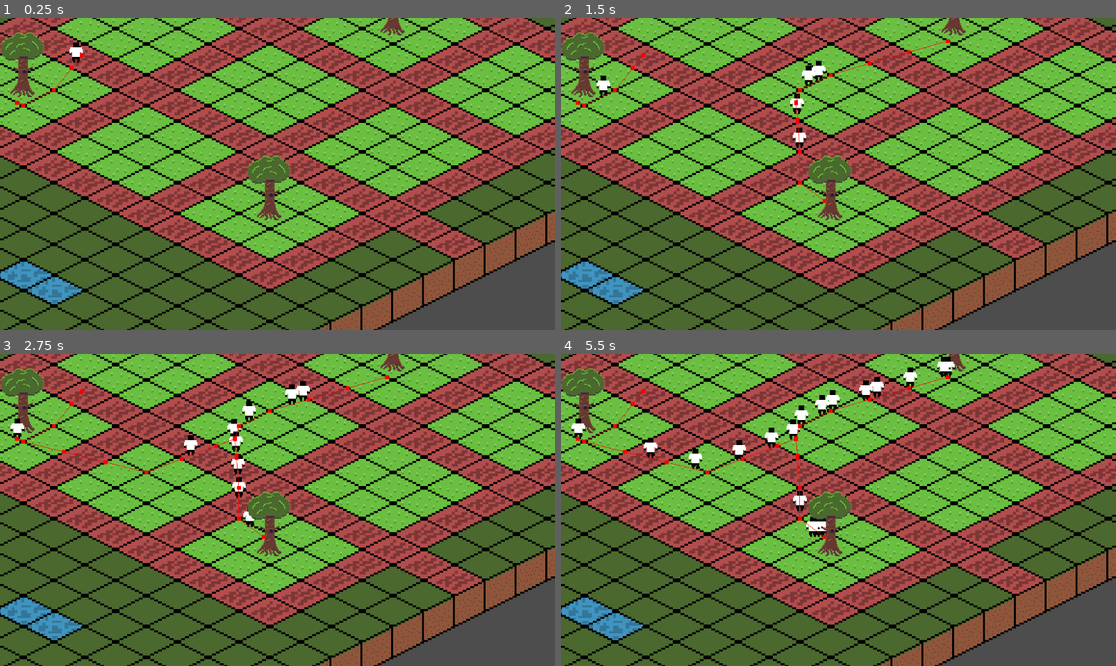
Above: before the commit, frames 1-4 (two rows, left to right).
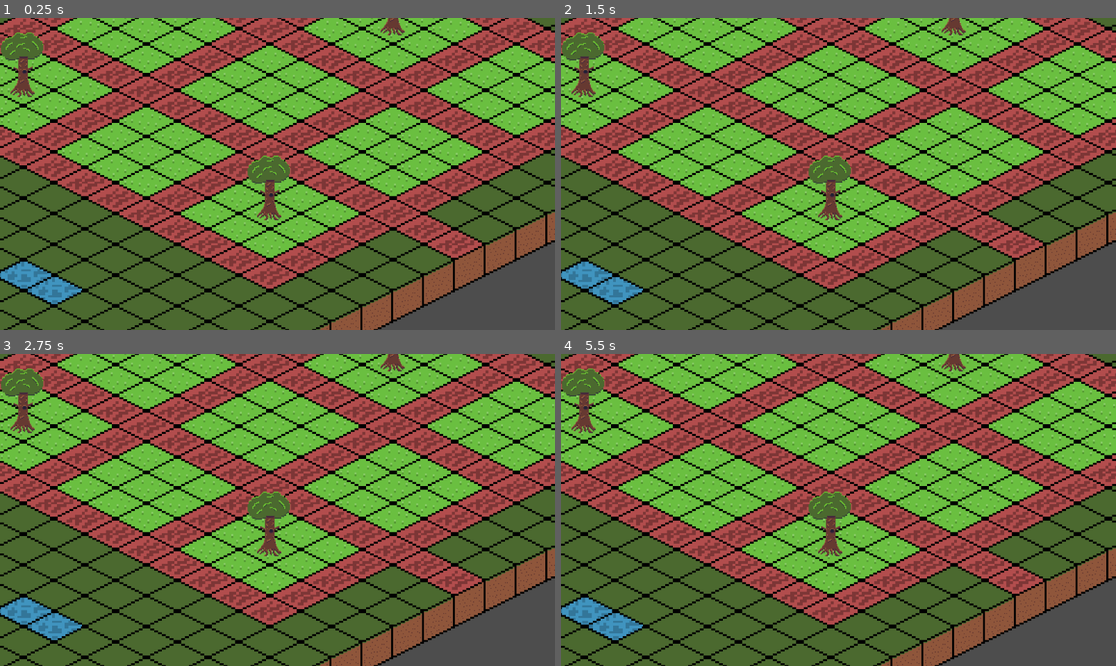
Above: after the commit, the same moments.

Repository: bombasticSlacks/Ok-Orchard
Game: Godot game, scene res://main.tscn
Two runs of this game, one before a commit and one after it. Both use one fixed random seed, a clock stepped at 60 frames per second and the inputs below.
Inputs:
- Up to frame 1 (0.25 s): no input
- Up to frame 2 (1.5 s): no input
- Up to frame 3 (2.75 s): no input
- Up to frame 4 (5.5 s): no input

The runs differ from the first frame. In frame 1, 0.2% of the frame differs, in the area x 2-16%, y 7-29%; in frame 2, 0.8%; in frame 3, 1.3%; in frame 4, 2.0%, in the area x 1-71%, y 0-60%.
Error before the commit: Cannot call method 'queue_free' on a null value. (res://Scripts/Game.gd:121)

Commit message:
Pawns Spawn From Start Point

Diff:
--- a/Scripts/Game.gd
+++ b/Scripts/Game.gd
@@ -13,8 +13,9 @@
 var nighttime_ambience
 var money_display
 
-@onready var entrance: Polygon2D = $TileMap/Entrance
 @onready var tile_map: TileMap = $TileMap
+
+@onready var entrance_transform: Transform2D = pawns[0].transform
 
 # Preload Pawn Setup
 var pawn_setup = preload("res://pawnSetup.tscn")
@@ -87,9 +88,9 @@
 	current_ticks = current_ticks+1
 
 	# Check If We Spawn More Pawns
-	if randf() > .0:
+	if pawns.size() < 10 && randf() > .95:
 		var pawn = pawn_setup.instantiate()
-		pawn.global_position = entrance.global_position
+		pawn.transform = entrance_transform
 		tile_map.add_child(pawn)
 		pawns.append(pawn)
 
@@ -116,10 +117,9 @@
 	current_ticks = 0
 
 	# Clear any pawns still in the park
-	if pawns.size() > 0:
-		for pawn in pawns:
-			pawn.queue_free()
-		pawns.clear()
+	for pawn in pawns:
+		pawn.queue_free()
+	pawns.clear()
 
 
 # stuff that happens when the day ends
--- a/main.tscn
+++ b/main.tscn
@@ -1,18 +1,17 @@
-[gd_scene load_steps=12 format=3 uid="uid://dx3k80toaks7p"]
-
+[gd_scene load_steps=9 format=3 uid="uid://dx3k80toaks7p"]
 
 [ext_resource type="PackedScene" uid="uid://dq131ceghv4bt" path="res://orchard.tscn" id="1_5bpqt"]
 [ext_resource type="Script" path="res://Scripts/Game.gd" id="1_nahm6"]
 [ext_resource type="Script" path="res://Scripts/Plot.gd" id="4_wgdl0"]
 [ext_resource type="Texture2D" uid="uid://du1wx4xcmn602" path="res://Assets/TreeBase.png" id="5_822cv"]
+[ext_resource type="PackedScene" uid="uid://dlx77rrwosh4s" path="res://pawnSetup.tscn" id="5_ytaj6"]
+[ext_resource type="Script" path="res://Scripts/Player.gd" id="7_dj4wc"]
 [ext_resource type="AudioStream" uid="uid://bfcdq82b3wajb" path="res://Assets/birds.mp3" id="7_gxyii"]
 [ext_resource type="AudioStream" uid="uid://44dtet58v8lh" path="res://Assets/night-ambience.mp3" id="8_52myp"]
-[ext_resource type="PackedScene" uid="uid://dlx77rrwosh4s" path="res://pawnSetup.tscn" id="5_ytaj6"]
-[ext_resource type="Script" path="res://Scripts/Player.gd" id="7_dj4wc"]
 
 [node name="main" type="Node2D" node_paths=PackedStringArray("pawns")]
 script = ExtResource("1_nahm6")
-pawns = [NodePath("")]
+pawns = [NodePath("TileMap/PawnStart")]
 
 [node name="TileMap" parent="." instance=ExtResource("1_5bpqt")]
 position = Vector2(28, 13)
@@ -126,10 +125,8 @@
 
 [node name="Sprite2D" type="Sprite2D" parent="TileMap/Plot9"]
 
-[node name="Entrance" type="Polygon2D" parent="TileMap"]
-polygon = PackedVector2Array(224, 160, 255, 176, 287, 160, 256, 144)
-
-[node name="Pawn2" parent="TileMap" instance=ExtResource("5_ytaj6")]
+[node name="PawnStart" parent="TileMap" instance=ExtResource("5_ytaj6")]
+position = Vector2(264, 168)
 
 [node name="Timer" type="Timer" parent="."]
 unique_name_in_owner = true
--- a/pawnSetup.tscn
+++ b/pawnSetup.tscn
@@ -22,3 +22,4 @@
 [node name="CollisionShape2D" type="CollisionShape2D" parent="."]
 scale = Vector2(1, 0.5)
 shape = SubResource("CircleShape2D_juk74")
+disabled = true
